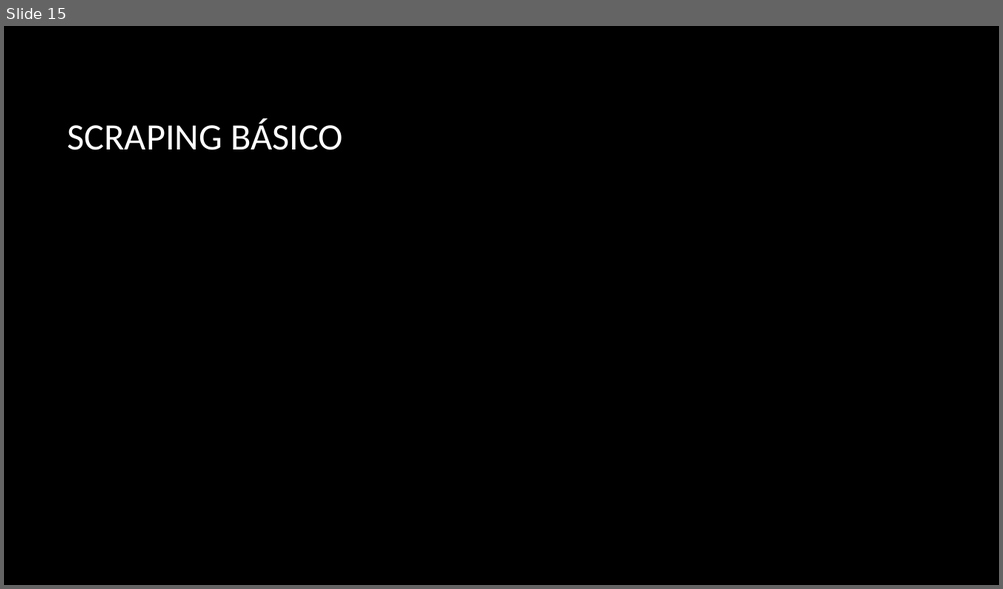
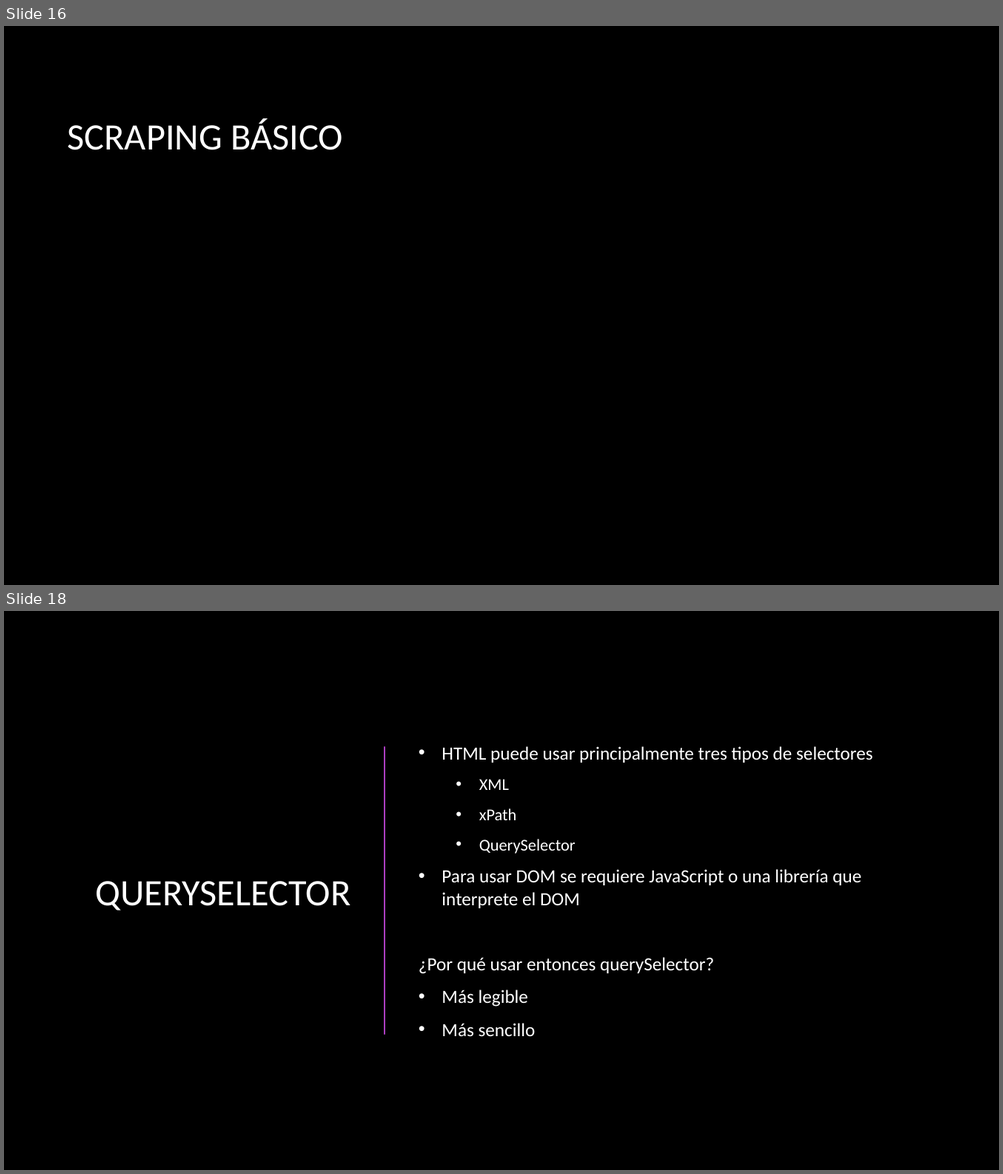
Before and after one commit to jofaval/talks-about, a slide deck: uv/web-scraping-y-las-bases-de-datos-ofuscadas/web-scraping-core.pptx. Shown one above the other, each under a label of ours: slide 15 before the commit, slides 16 and 18 after it; the slides between them are not shown. The pictures are 1003x589 and 1003x1174 pixels, drawn with LibreOffice and Linux fonts; fonts in the diff are those of the drawing; background and template pictures are left out. Boxes give left, top, right and bottom in pixels: in the first picture for what was removed or moved away, otherwise in the second. Text is boxed around its words. In the diff, an @@ line names an element or a change of style, - is before the commit and + after.

```diff
--- a/uv/web-scraping-y-las-bases-de-datos-ofuscadas/web-scraping-core.pptx
+++ b/uv/web-scraping-y-las-bases-de-datos-ofuscadas/web-scraping-core.pptx
@@ slide 18 added at bbox=[4, 611, 999, 1170], background picture (left out) @@
@@ line added from (384, 747) to (384, 1034), #AC3EC1 1.5 pt @@
@@ text added at bbox=[418, 746, 873, 1037], 18 pt, text #FFFFFF @@
+• HTML puede usar principalmente tres tipos de selectores
+  • XML
+  • xPath
+  • QuerySelector
+• Para usar DOM se requiere JavaScript o una librería que interprete el DOM
+¿Por qué usar entonces querySelector?
+• Más legible
+• Más sencillo
@@ title added at bbox=[95, 881, 350, 911], 36 pt, text #FFFFFF @@
+QUERYSELECTOR
@@ what was slide 15 is now slide 16 @@
```
Also in this commit, not shown: 6 slides changed, 4 other slides added.
